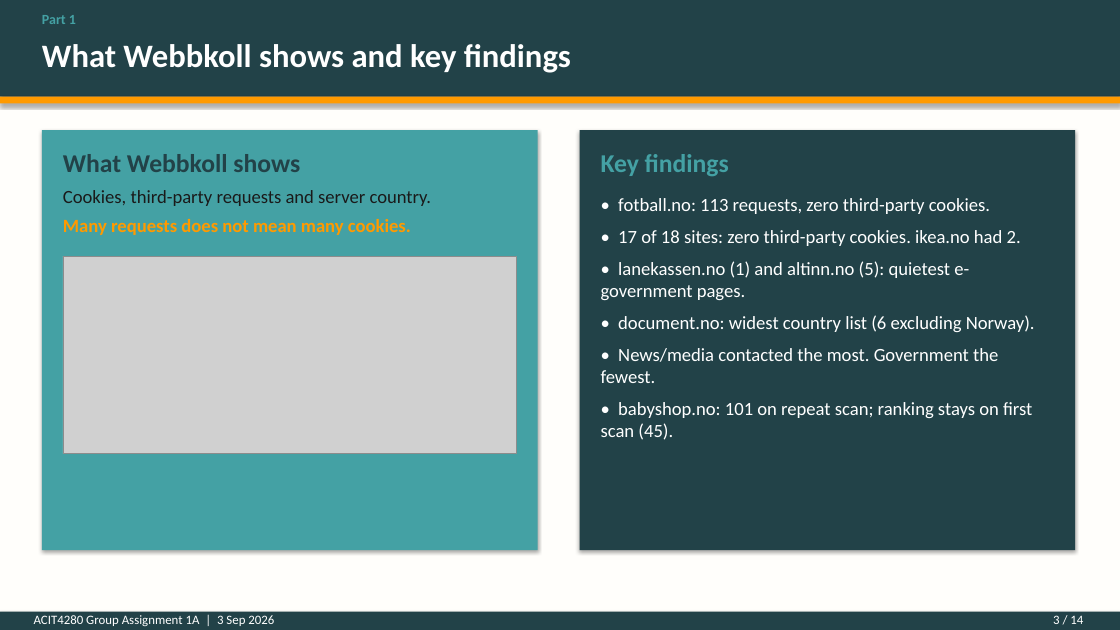
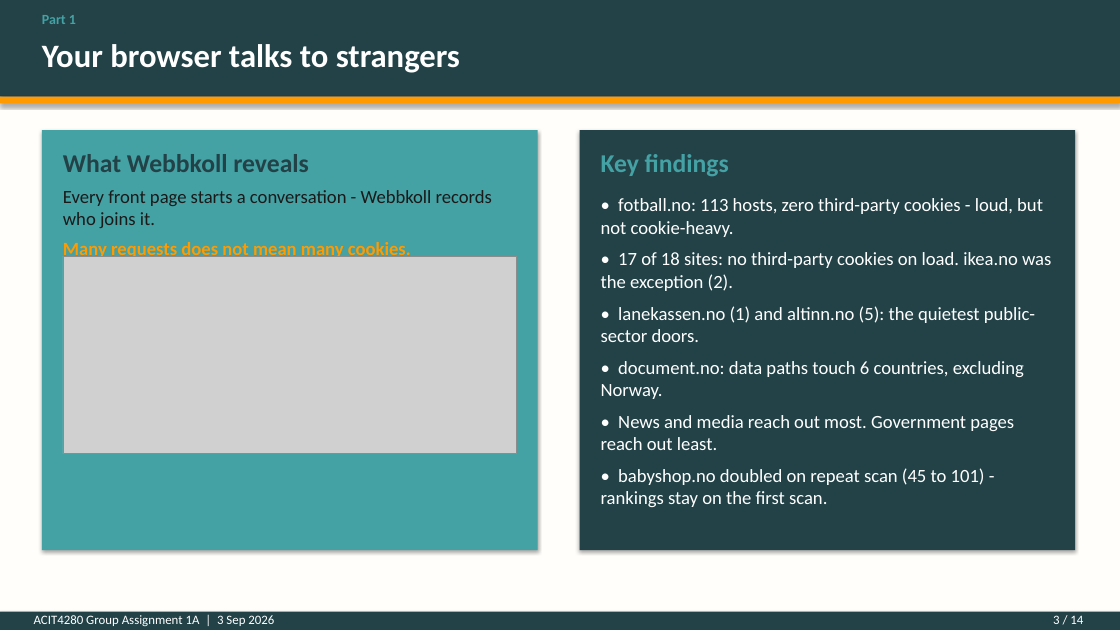
Before and after one commit to kasa031/Bacheloroppgave, a slide deck: slide 3 of ACIT4280_1A_presentation.pptx. Drawn at 1120x630 pixels with LibreOffice and Linux fonts; fonts in the diff are those of the drawing; grey boxes stand for pictures. Boxes give left, top, right and bottom in pixels: in the first picture for what was removed or moved away, otherwise in the second. Text is boxed around its words. In the diff, an @@ line names an element or a change of style, - is before the commit and + after.

```diff
--- a/ACIT4280_1A_presentation.pptx
+++ b/ACIT4280_1A_presentation.pptx
@@ text at bbox=[42, 44, 460, 73]: text changed @@
-What Webbkoll shows and key findings
+Your browser talks to strangers
@@ text at bbox=[63, 154, 309, 172]: text changed @@
-What Webbkoll shows
+What Webbkoll reveals
@@ text at bbox=[63, 190, 492, 228]: text changed @@
-Cookies, third-party requests and server country.
+Every front page starts a conversation - Webbkoll records who joins it.
@@ text at bbox=[601, 198, 1051, 507]: text changed @@
-• fotball.no: 113 requests, zero third-party cookies.
-• 17 of 18 sites: zero third-party cookies. ikea.no had 2.
-• lanekassen.no (1) and altinn.no (5): quietest e-government pages.
-• document.no: widest country list (6 excluding Norway).
-• News/media contacted the most. Government the fewest.
-• babyshop.no: 101 on repeat scan; ranking stays on first scan (45).
+• fotball.no: 113 hosts, zero third-party cookies - loud, but not cookie-heavy.
+• 17 of 18 sites: no third-party cookies on load. ikea.no was the exception (2).
+• lanekassen.no (1) and altinn.no (5): the quietest public-sector doors.
+• document.no: data paths touch 6 countries, excluding Norway.
+• News and media reach out most. Government pages reach out least.
+• babyshop.no doubled on repeat scan (45 to 101) - rankings stay on the first scan.
```
Also in this commit, not shown: 12 other slides changed, 4 other files.
